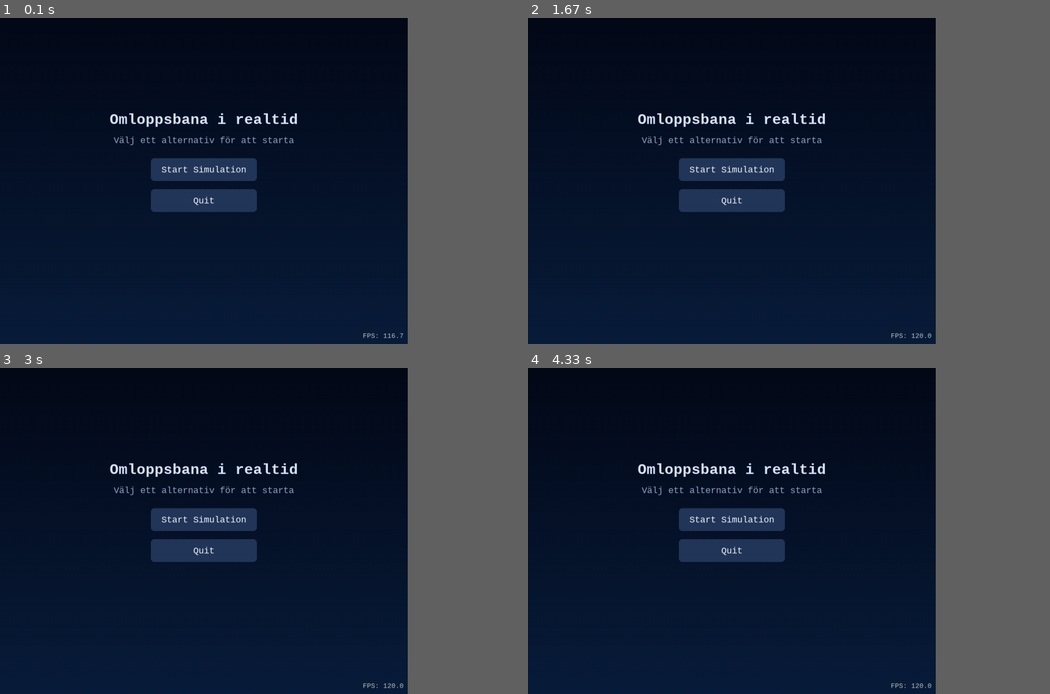
Above: before the commit, frames 1-4 (two rows, left to right).
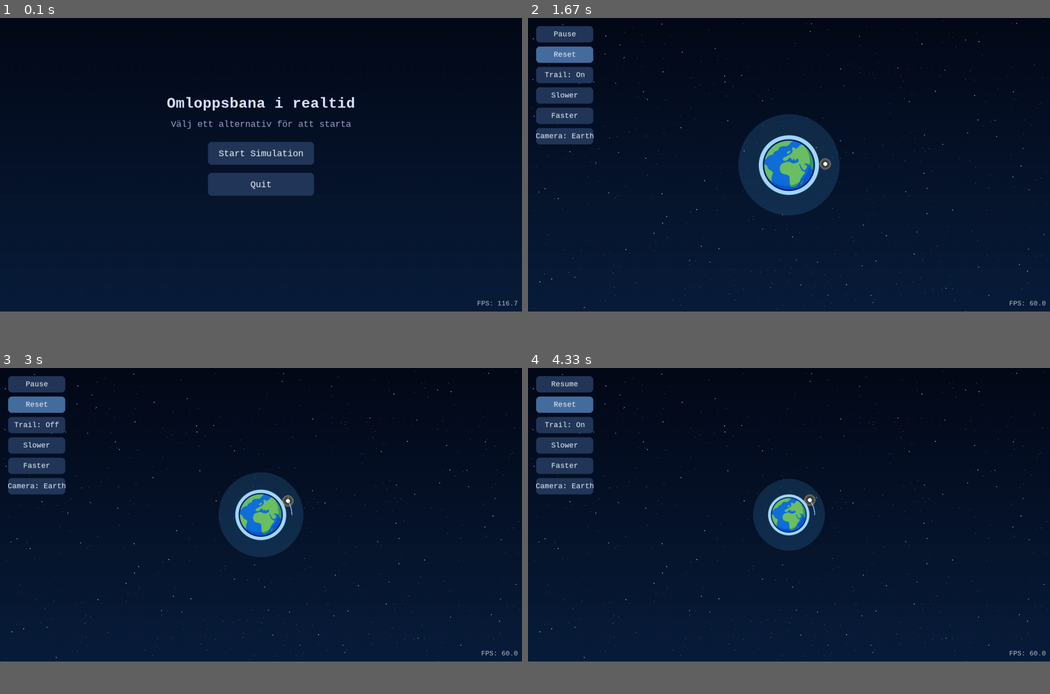
Above: after the commit, the same moments.

Repository: askel-dev/gymnasiearbete-omloppsbana
Game: pygame game, started from src/orbit_pygame.py
The game is run twice, just before and just after one commit, with the same random seed, the same clock (stepped at 60 frames per second) and the same inputs.
Inputs (mouse positions are in pixels of both pictures, inside the frame that each line leads up to):
- Up to frame 1 (0.1 s): no input
- Up to frame 2 (1.67 s): press the mouse at (789, 151) at 0.37 s; move the mouse to (705, 194) at 0.47 s; release the mouse at (627, 233) at 0.6 s; hold Right 0.67-1.13 s; tap C at 1.17 s; click (564, 53) at 1.55 s, where only the run after the commit has a clickable "Reset"
- Up to frame 3 (3 s): hold Up 1.83-2.13 s; tap Space at 1.9, 2.23, 2.53, 2.73 s; tap T at 1.98 s; hold Right 2.17-2.63 s; tap - at 2.32 s; hold Left from 2.67 s (still down)
- Up to frame 4 (4.33 s): tap Space at 3.03, 3.3, 3.63, 3.93, 4.07 s; release Left at 3.2 s; hold Down 3.23-3.53 s; tap T at 3.38 s; hold Left 3.57-3.97 s; tap - at 3.72 s; hold Up from 4 s (still down)
In our replay, the window is 703x562 before the commit and 900x506 after it. These sizes can differ from the game's own. Grey fills any space a smaller window leaves; there, only what the larger window draws over its background counts as a difference.

The runs differ from the first frame. In frame 1, 6.0% of the frame differs, in the area x 21-100%, y 24-99%; in frame 2, 9.9%, in the area x 0-100%, y 0-99%; in frame 3, 9.2%; in frame 4, 8.6%.

Commit message:
Enable fullscreen display for orbit simulation

Diff:
--- a/src/orbit_pygame.py
+++ b/src/orbit_pygame.py
@@ -168,6 +168,8 @@
 # =======================
 #   RIT- & KONTROLL-SETTINGS
 # =======================
+# Dessa värden sätts om efter att displayen initierats, men behöver
+# startvärden för typkontroller och tooling.
 WIDTH, HEIGHT = 1000, 800
 BG_COLOR_TOP = (5, 10, 25)
 BG_COLOR_BOTTOM = (10, 30, 60)
@@ -196,7 +198,19 @@
 
 STARFIELD: list[dict[str, float | tuple[int, int]]] = []
 
-PIXELS_PER_METER = 0.25 * (min(WIDTH, HEIGHT) / (2.0 * np.linalg.norm(R0)))
+def compute_pixels_per_meter(width: int, height: int) -> float:
+    return 0.25 * (min(width, height) / (2.0 * np.linalg.norm(R0)))
+
+
+def update_display_metrics(width: int, height: int) -> None:
+    global WIDTH, HEIGHT, PIXELS_PER_METER
+
+    WIDTH = width
+    HEIGHT = height
+    PIXELS_PER_METER = compute_pixels_per_meter(width, height)
+
+
+PIXELS_PER_METER = compute_pixels_per_meter(WIDTH, HEIGHT)
 MIN_PPM = 1e-7
 MAX_PPM = 1e-2
 
@@ -305,16 +319,21 @@
 # =======================
 def main():
     pygame.init()
+    pygame.display.set_caption("Omloppsbana i realtid (Pygame + RK4)")
     font_fps = pygame.font.SysFont("consolas", 18)
-    pygame.display.set_caption("Omloppsbana i realtid (Pygame + RK4)")
-    resolution = (WIDTH, HEIGHT)
-    flags = FULLSCREEN | DOUBLEBUF
-    bpp = 0
+
+    fullscreen_flags = FULLSCREEN | DOUBLEBUF
     try:
-        screen = pygame.display.set_mode(resolution, flags, bpp)
+        screen = pygame.display.set_mode((0, 0), fullscreen_flags)
     except pygame.error:
-        flags = DOUBLEBUF
-        screen = pygame.display.set_mode(resolution, flags, bpp)
+        # Fallback till fönsterläge om fullscreen inte stöds.
+        info = pygame.display.Info()
+        fallback_resolution = (info.current_w or WIDTH, info.current_h or HEIGHT)
+        screen = pygame.display.set_mode(fallback_resolution, DOUBLEBUF)
+
+    screen_width, screen_height = screen.get_size()
+    update_display_metrics(screen_width, screen_height)
+
     earth_img = pygame.image.load("assets/earth_sprite.png").convert_alpha()
     earth_img_width = earth_img.get_width()
     earth_img_height = earth_img.get_height()
